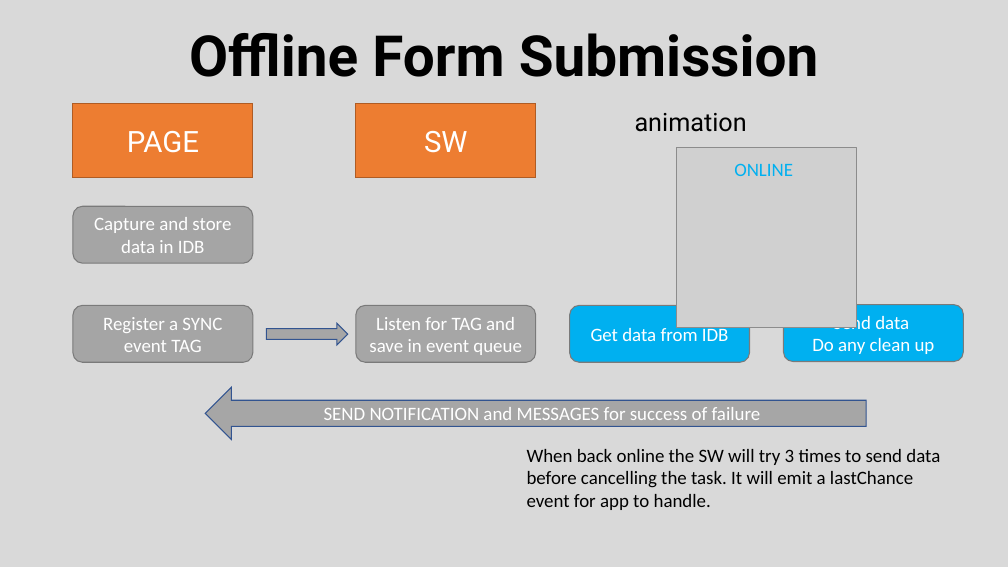
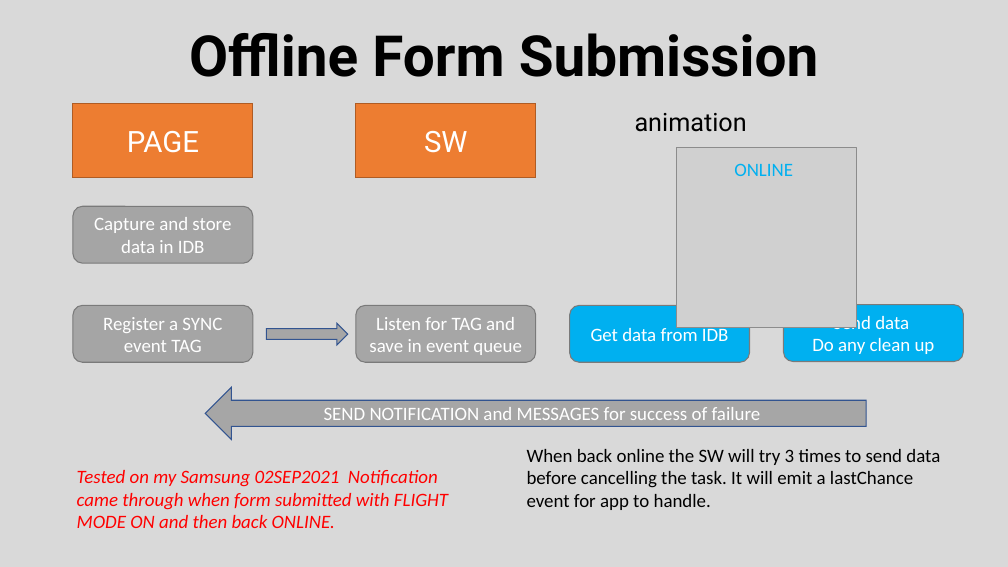
Before and after one commit to iwswordpress/asyncjs, a slide deck: slide 19 of 00-MAIN-ASYNCJS.pptx. Drawn at 1008x567 pixels with LibreOffice and Linux fonts; fonts in the diff are those of the drawing; grey boxes stand for pictures. Boxes give left, top, right and bottom in pixels: in the first picture for what was removed or moved away, otherwise in the second. Text is boxed around its words. In the diff, an @@ line names an element or a change of style, - is before the commit and + after.

```diff
--- a/00-MAIN-ASYNCJS.pptx
+++ b/00-MAIN-ASYNCJS.pptx
@@ text added at (77,470,448,528), 18 pt, text #FF0000, italic @@
+Tested on my Samsung 02SEP2021 Notification came through when form submitted with FLIGHT MODE ON and then back ONLINE.
```
